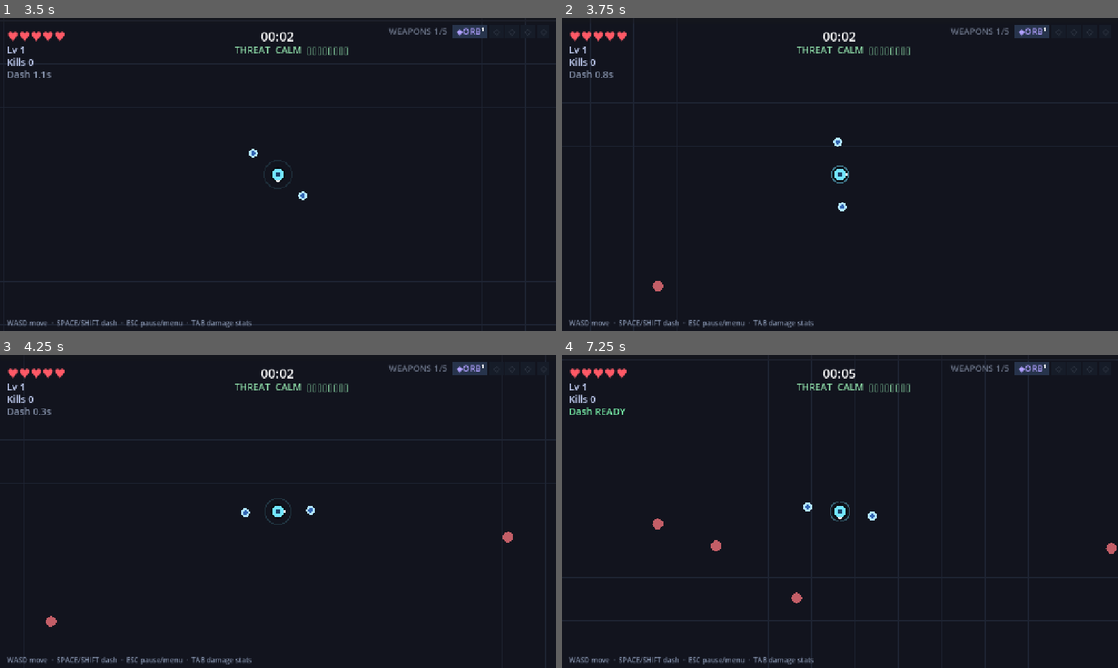
Above: before the commit, frames 1-4 (two rows, left to right).
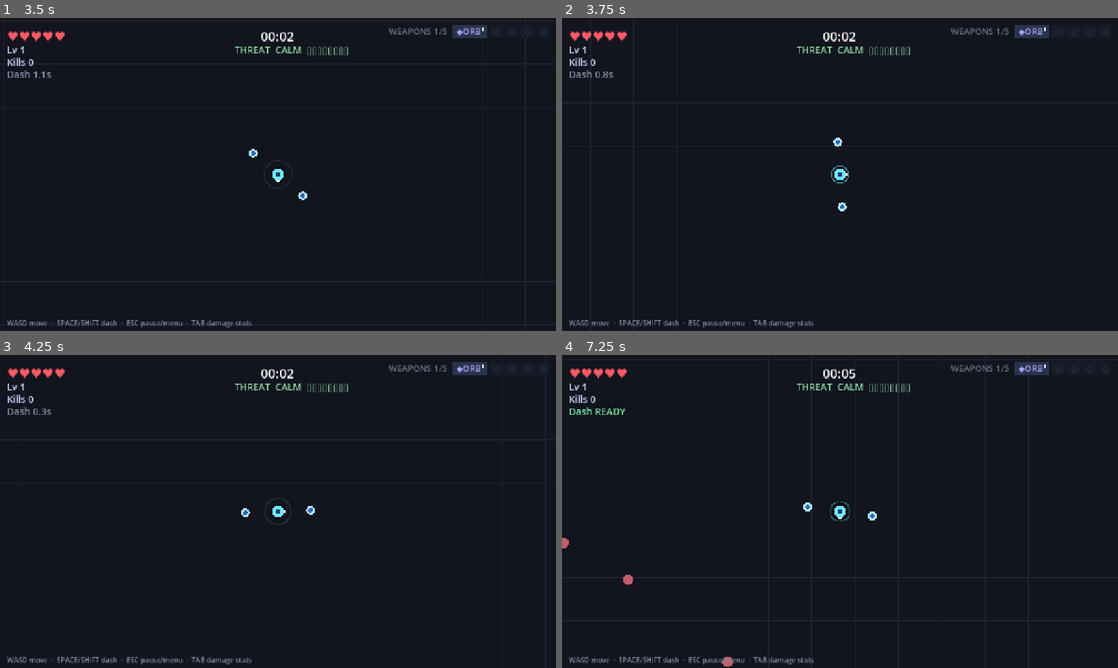
Above: after the commit, the same moments.

Repository: ICQCQ/NiceSwarm
Game: Godot game, scene res://scenes/main.tscn
Same seed, same stepped clock (60 frames per second), same inputs: the game is played once before the commit and once after it.
Inputs:
- Up to frame 1 (3.5 s): click "Play Solo" at 0.5 s; click "1. Orbit Blades" at 1.25 s; tap Enter at 2 s; hold D 2.03-2.78 s; hold Shift 2.03-2.78 s; tap Space at 2.27, 3.02 s; hold S from 2.78 s (still down); tap R at 2.85 s
- Up to frame 2 (3.75 s): release S at 3.53 s; hold D from 3.53 s (still down); tap M at 3.6 s
- Up to frame 3 (4.25 s): keep holding D
- Up to frame 4 (7.25 s): release D at 4.28 s; hold W 4.28-5.03 s; tap 1 at 4.35 s; tap Space at 4.52, 5.27, 6.02 s; hold A 5.03-6.53 s; tap C at 5.1 s; tap V at 5.85 s; hold S from 6.53 s (still down); tap O at 6.6 s

Frame 1 is identical in both runs. In frame 2, less than 0.1% of the frame differs, in the area x 16-19%, y 84-88%; in frame 3, 0.1%; in frame 4, 0.3%, in the area x 0-100%, y 52-100%.

Commit message:
balance: fusion born Lv1, slow buff, per-weapon mine cap, visual tweaks
- Fusions born at Lv1 and level up before they can re-merge; HUD badge shows
  Lv1 not Lv7 (player.gd, WEAPON_CODEX.md).
- Slow buff: every slow funnels through Enemy.apply_slow and deepens to ~0.2
  speed (an 80% slow) via GameConfig.SLOW_POTENCY / SLOW_FLOOR_MULT.
- Mines: per-weapon deploy cap via MineNode.owner_weapon_id + reusable
  WeaponBase.owned_in_group(), replacing one shared global mines count
  (base Mines, ClusterBomb, NapalmMine, turret mines-mode). Fixes multiple
  mine weapons (incl. one-per-player co-op) splitting a single cap. Turrets
  were already per-weapon (verified, not the bug).
- Visual/balance: smaller XP gems, smaller gravity-well field, lower venom
  trail opacity; co-op/spawn tuning + MAX_GEMS 400 (game_config.gd).
- Tests: fix stale test_config/test_spawner drift (renamed run_progress
  consts); add tests/test_merge.gd deep-fusion structure/firing regression.

Diff:
--- a/scripts/config/game_config.gd
+++ b/scripts/config/game_config.gd
@@ -38,6 +38,12 @@
 const ENEMY_HP_DIFF_SCALE := 0.04      # enemy hp ×(1 + diff·this) — survive the alpha strike to reach you
 const ENEMY_HP_PER_LEVEL := 0.05       # base enemy hp ×(1 + this·(party_level-1)) — tankier as the party levels
 const CC_IMMUNE_TIER := 2              # enemies at this tier index+ (the 3rd tier) + bosses resist knockback & suck-in
+# Frost / slow potency. Every applied slow funnels through Enemy.apply_slow, which
+# deepens the incoming speed factor by SLOW_POTENCY (so frost/freeze "really" bites)
+# and clamps it to SLOW_FLOOR_MULT — a slowed enemy crawls at 20% speed (an 80% slow).
+# One central buff point for ALL slow sources; bosses/tier-3 included (still slowable).
+const SLOW_POTENCY := 1.6             # amplify each slow's speed reduction (the 0.5 base slow -> 0.2 speed)
+const SLOW_FLOOR_MULT := 0.2          # deepest slow: enemies move at 20% speed (= "slow to 0.8"), never lower
 const DIFF_HEAT := 3.12          # how much clear-rate heat accelerates the climb (was 2.4, +30%)
 const DIFF_LEVEL := 0.02         # how much each player level accelerates the climb
 const DIFF_LEVEL_STEP := 0.05     # flat difficulty added on each level-up
@@ -45,10 +51,10 @@
 const DIFF_WARMUP_PROGRESS := 21.7 # run_progress at which warmup reaches full (≈130 s / WIN_TIME)
 
 # --- spawning ---
-const SPAWN_RING_MIN := 300.0         # enemies spawn this far from the anchor player... (was 700; note SPAWN_SAFE_RADIUS still clamps the effective min)
+const SPAWN_RING_MIN := 700.0         # enemies spawn this far from the anchor player... (was 700; note SPAWN_SAFE_RADIUS still clamps the effective min)
 const SPAWN_RING_MAX := 1200.0        # ...up to this far (random within the ring; was 900 — wider band)
-const SPAWN_SAFE_RADIUS := 250.0      # never spawn an enemy within this of ANY alive player (was 500 — closer spawns allowed)
-const SPAWN_DESIRED_BASE := 8.0          # target live-enemy count at run_progress 0 (was 6.0 — denser swarm)
+const SPAWN_SAFE_RADIUS := 500.0      # never spawn an enemy within this of ANY alive player (was 500 — closer spawns allowed)
+const SPAWN_DESIRED_BASE := 6.0          # target live-enemy count at run_progress 0 (was 6.0 — denser swarm)
 const SPAWN_DESIRED_PER_PROGRESS := 0.38 # +this many target enemies per run_progress point (≈3.5/pace at old scale)
 const SPAWN_INTERVAL_START := 0.2     # seconds between spawns early (5x faster than the prior 1.0)
 const SPAWN_INTERVAL_END := 0.024     # seconds between spawns late (5x faster than the prior 0.12)
@@ -61,8 +67,8 @@
 # from the original 0.5/0.6 — at those rates a 4-player field was ~2.5× hp and
 # ~2.8× spawn density, which over-punished co-op (sim 2-4p sat at ~27-33% win vs
 # the 50-60% target). See docs/balance/MULTIPLAYER_BALANCE_SIM.md.
-const PARTY_HP_PER := 0.2             # enemy hp ×(1 + this·(N-1))
-const PARTY_RATE_PER := 0.4           # spawn density ×(1 + this·(N-1))
+const PARTY_HP_PER := 0.1             # enemy hp ×(1 + this·(N-1))
+const PARTY_RATE_PER := 0.25           # spawn density ×(1 + this·(N-1))
 
 # --- wave rhythm (layered on top of run_progress/heat in EnemySpawner.run_spawning) ---
 # Per-10-progress-units [intensity, pop_mult] (≈ per game-minute), lerped for a smooth
@@ -83,7 +89,7 @@
 const WAVE_POP_FLOOR := 3.0           # valleys can thin the field to this (a genuine lull)
 
 # --- xp gems ---
-const MAX_GEMS := 500                  # hard cap on live ground gems (perf); excess XP condenses
+const MAX_GEMS := 400                  # hard cap on live ground gems (perf); excess XP condenses
 const GEM_CONDENSED_THRESHOLD := 25    # gem value at/above which it renders as a big red gem
 
 # --- xp level curve: three-band step curve (cost at level L to reach L+1), /cfg_xp_rate ---
@@ -93,7 +99,7 @@
 # leveling speed (player is weaker for longer, killing the late-game snowball). Tunable balance knob.
 const XP_GAIN_MULT := 0.5
 const XP_BASE := 5            # cost to reach level 2
-const XP_GROWTH := 1.12       # exponential per-level growth: each level costs XP_GROWTH× the last
+const XP_GROWTH := 1.15       # exponential per-level growth: each level costs XP_GROWTH× the last
 
 # Early-game XP boost — collected XP is multiplied while at/below EARLY_XP_BONUS_LEVELS so a
 # build comes online fast (the opening minute is otherwise quiet). Applies to levels 1..N only.
--- a/scripts/core/player.gd
+++ b/scripts/core/player.gd
@@ -377,14 +377,14 @@
 	var sig := Fusions.make(id_a, id_b)
 	if sig != null:
 		sig.tier = new_tier
-		# A signature fusion is a single fresh weapon with no growing components,
-		# so it must inherit the maxed level of the two weapons it consumes — born
-		# at level 1 its damage growth term collapses to x1.0, a brutal DPS cliff
-		# vs the two Lv7 inputs (each ~3-4x base). Born at MAX it's "maxed" like a
-		# Lv7 base weapon and merge-only (the [LEVEL] pool gates at < MAX_WEAPON_LEVEL).
-		# NOTE: the generic WeaponFused path below intentionally stays at level 1 —
-		# its shell level drives level_up() which grows the retained components past 7.
-		sig.level = maxi(a.level, b.level)
+		# A signature fusion is born at level 1 and levels up 1..MAX like a base
+		# weapon (its default WeaponBase.level is 1). This intentionally gates the
+		# NEXT merge: the [MERGE] pool only offers MAXED weapons, so a fresh fusion
+		# must be leveled to MAX_WEAPON_LEVEL before it can be amalgamated again —
+		# only a maxed-out fusion fuses on. Trade-off (accepted): at Lv1 its damage
+		# growth term is x1.0, so a fresh signature fusion is weaker than the two Lv7
+		# weapons it consumed — a DPS dip that rewards leveling it back up. The generic
+		# WeaponFused path below is likewise born at level 1 (its shell drives level_up).
 		weapons.erase(a)
 		weapons.erase(b)
 		a.queue_free()
--- a/scripts/enemies/enemy.gd
+++ b/scripts/enemies/enemy.gd
@@ -396,7 +396,12 @@
 func apply_slow(mult: float, duration: float) -> void:
 	if cc_immune:  # interrupt-immune enemies can't be slowed
 		return
-	slow_mult = mult
+	# Central slow buff: every slow source funnels through here, so deepen the incoming
+	# speed factor (mult, <1) by SLOW_POTENCY and clamp to SLOW_FLOOR_MULT. The 0.5 base
+	# frost slow becomes 0.2 speed (an 80% slow) — frost/freeze really bites. Bosses/tier-3
+	# are included (still slowable); only cc_immune enemies are exempt (returned above).
+	var deep := 1.0 - (1.0 - mult) * GameConfig.SLOW_POTENCY
+	slow_mult = maxf(deep, GameConfig.SLOW_FLOOR_MULT)
 	slow_timer = maxf(slow_timer, duration)
 
 
--- a/scripts/spawned/mine_node.gd
+++ b/scripts/spawned/mine_node.gd
@@ -5,6 +5,7 @@
 var damage := 6.0
 var source_pid := -1  # scoreboard: which player owns this
 var source_weapon: WeaponBase
+var owner_weapon_id := -1  # instance id of the deploying weapon; caps per-weapon, not global
 var blast_radius := 100.0
 var trigger_radius := 55.0  # Area
 var arm := 0.4  # arming delay so it doesn't pop the instant it drops
--- a/scripts/spawned/turret_node.gd
+++ b/scripts/spawned/turret_node.gd
@@ -102,8 +102,13 @@
 			Sfx.play("flame", here, -6.0)
 			return 0.18
 		"mines":
-			if get_tree().get_nodes_in_group("mines").size() < 6:
+			var own_mines := 0
+			for m2 in get_tree().get_nodes_in_group("mines"):
+				if m2.owner_weapon_id == owner_weapon_id:
+					own_mines += 1
+			if own_mines < 6:  # per-deploying-weapon cap, not a shared global count
 				var mn := MineNode.new()
+				mn.owner_weapon_id = owner_weapon_id
 				mn.damage = damage * 2.0
 				mn.blast_radius = 90.0 * area_mult
 				mn.trigger_radius = 50.0 * area_mult
--- a/scripts/spawned/venom_puddle.gd
+++ b/scripts/spawned/venom_puddle.gd
@@ -53,6 +53,7 @@
 	var a := clampf(life / max_life, 0.0, 1.0)
 	var base := Color(1.0, 0.5, 0.15) if fiery else (Color(0.3, 0.75, 0.9) if icy else Color(0.3, 0.85, 0.3))
 	var spot := Color(1.0, 0.75, 0.2) if fiery else (Color(0.55, 0.9, 1.0) if icy else Color(0.4, 1.0, 0.4))
-	draw_circle(Vector2.ZERO, radius, Color(base.r, base.g, base.b, 0.22 * a))
-	draw_circle(Vector2(radius * 0.3, -radius * 0.2), radius * 0.25, Color(spot.r, spot.g, spot.b, 0.3 * a))
-	draw_circle(Vector2(-radius * 0.35, radius * 0.25), radius * 0.18, Color(spot.r, spot.g, spot.b, 0.3 * a))
+	# Lowered opacity (was 0.22 fill / 0.30 spots) so the trail doesn't wash out everything underneath.
+	draw_circle(Vector2.ZERO, radius, Color(base.r, base.g, base.b, 0.12 * a))
+	draw_circle(Vector2(radius * 0.3, -radius * 0.2), radius * 0.25, Color(spot.r, spot.g, spot.b, 0.16 * a))
+	draw_circle(Vector2(-radius * 0.35, radius * 0.25), radius * 0.18, Color(spot.r, spot.g, spot.b, 0.16 * a))
--- a/scripts/weapons/weapon_base.gd
+++ b/scripts/weapons/weapon_base.gd
@@ -53,6 +53,20 @@
 	e.apply_burn(dmg * 0.3, 1.2 * player.duration_mult, stack_mult, player.peer_id)
 
 
+## Count nodes in `group_name` that THIS weapon instance deployed (their
+## `owner_weapon_id` equals our instance id). Lets deployable weapons (turrets,
+## mines) cap their spawns PER WEAPON instead of sharing one global group count —
+## so two mine/turret weapons (including one per player in co-op) don't split a
+## single cap. Each spawner must stamp `owner_weapon_id = get_instance_id()`.
+func owned_in_group(group_name: String) -> int:
+	var my_id := get_instance_id()
+	var n := 0
+	for node in get_tree().get_nodes_in_group(group_name):
+		if node.owner_weapon_id == my_id:
+			n += 1
+	return n
+
+
 ## Nova-family "shockwave" push: a mild extra knockback impulse on top of
 ## take_hit's normal hit knockback, so nova-style blasts visibly shove enemies
 ## outward. Push distance is spatial, so it scales with Area.
--- a/scripts/weapons/weapon_fusions.gd
+++ b/scripts/weapons/weapon_fusions.gd
@@ -351,12 +351,13 @@
 		cooldown -= delta
 		if cooldown > 0.0:
 			return
-		if get_tree().get_nodes_in_group("mines").size() >= 3 + level:
+		if owned_in_group("mines") >= 3 + level:  # per-weapon cap, not a shared global count
 			cooldown = 0.2
 			return
 		var m := MineNode.new()
 		m.source_pid = player.peer_id
 		m.source_weapon = self
+		m.owner_weapon_id = get_instance_id()
 		m.damage = 6.0 * player.damage_mult * (1.0 + 0.5 * (level - 1))
 		m.blast_radius = (110.0 + 15.0 * (level - 1)) * player.area_mult
 		m.trigger_radius = 60.0 * player.area_mult
@@ -665,13 +666,14 @@
 		cooldown -= delta
 		if cooldown > 0.0:
 			return
-		if get_tree().get_nodes_in_group("mines").size() >= 3 + level:
+		if owned_in_group("mines") >= 3 + level:  # per-weapon cap, not a shared global count
 			cooldown = 0.2
 			return
 		var dmg := 6.0 * player.damage_mult * (1.0 + 0.5 * (level - 1))
 		var m := MineNode.new()
 		m.source_pid = player.peer_id
 		m.source_weapon = self
+		m.owner_weapon_id = get_instance_id()
 		m.damage = dmg
 		m.blast_radius = (100.0 + 15.0 * (level - 1)) * player.area_mult
 		m.trigger_radius = 55.0 * player.area_mult
--- a/scripts/weapons/weapon_gravity.gd
+++ b/scripts/weapons/weapon_gravity.gd
@@ -38,7 +38,7 @@
 	var well := GravityWell.new()
 	well.source_pid = player.peer_id
 	well.source_weapon = self
-	well.radius = (160.0 + 15.0 * (level - 1)) * player.area_mult
+	well.radius = (120.0 + 10.0 * (level - 1)) * player.area_mult  # nerfed field size (was 160 + 15/lv)
 	well.damage = WeaponConfig.BASE.gravity.dmg * player.damage_mult * (1.0 + WeaponConfig.BASE.gravity.growth * (level - 1))
 	well.pull = 170.0 + 15.0 * (level - 1)
 	well.life = 2.5 * player.duration_mult
--- a/scripts/weapons/weapon_mines.gd
+++ b/scripts/weapons/weapon_mines.gd
@@ -16,12 +16,13 @@
 	cooldown -= delta
 	if cooldown > 0.0:
 		return
-	if get_tree().get_nodes_in_group("mines").size() >= 3 + count_level():
+	if owned_in_group("mines") >= 3 + count_level():  # per-weapon cap, not a shared global count
 		cooldown = 0.2
 		return
 	var m := MineNode.new()
 	m.source_pid = player.peer_id
 	m.source_weapon = self
+	m.owner_weapon_id = get_instance_id()
 	m.damage = WeaponConfig.BASE.mines.dmg * player.damage_mult * (1.0 + WeaponConfig.BASE.mines.growth * (level - 1))
 	m.blast_radius = (100.0 + 15.0 * (level - 1)) * player.area_mult
 	m.trigger_radius = 55.0 * player.area_mult
--- a/scripts/world/xp_gem.gd
+++ b/scripts/world/xp_gem.gd
@@ -47,5 +47,5 @@
 		draw_circle(Vector2.ZERO, cr, Color(1.0, 0.85, 0.4))
 		draw_circle(Vector2.ZERO, cr * 0.45, Color(1.0, 1.0, 1.0))
 		return
-	var r := 5.0 if value <= 1 else 8.0
+	var r := 3.5 if value <= 1 else 5.5  # smaller gems (was 5 / 8) — less field clutter
 	draw_circle(Vector2.ZERO, r, Color(0.45, 1.0, 0.55))
--- a/tests/run_tests.gd
+++ b/tests/run_tests.gd
@@ -16,6 +16,7 @@
 	"res://tests/test_weapons.gd",
 	"res://tests/test_enemies.gd",
 	"res://tests/test_fusions.gd",
+	"res://tests/test_merge.gd",
 	"res://tests/test_spawner.gd",
 	"res://tests/test_gems.gd",
 	"res://tests/test_stats.gd",
--- a/tests/test_config.gd
+++ b/tests/test_config.gd
@@ -36,7 +36,7 @@
 	t.ge(GameConfig.DIFF_HEAT, 0.0, "DIFF_HEAT non-negative")
 	t.ge(GameConfig.DIFF_LEVEL, 0.0, "DIFF_LEVEL non-negative")
 	t.ok(GameConfig.DIFF_WARMUP_FLOOR > 0.0 and GameConfig.DIFF_WARMUP_FLOOR <= 1.0, "warmup floor in (0,1]")
-	t.gt(GameConfig.DIFF_WARMUP_SECS, 0.0, "warmup secs positive")
+	t.gt(GameConfig.DIFF_WARMUP_PROGRESS, 0.0, "warmup progress positive")
 
 	# spawning
 	t.ok(GameConfig.SPAWN_RING_MIN <= GameConfig.SPAWN_RING_MAX, "spawn ring min <= max")
@@ -46,11 +46,11 @@
 	t.ge(GameConfig.SPAWN_DESIRED_BASE, 1.0, "desired base >= 1")
 
 	# heat spike / bosses / bouncers
-	t.gt(GameConfig.MID_GAME_TIME, 0.0, "MID_GAME_TIME positive")
+	t.gt(GameConfig.MID_GAME_PROGRESS, 0.0, "MID_GAME_PROGRESS positive")
 	t.gt(GameConfig.HEAT_SPIKE_MAX, 0.0, "HEAT_SPIKE_MAX positive")
 	t.gt(GameConfig.BOSS_KILL_BASE, 0, "BOSS_KILL_BASE positive")
 	t.gt(GameConfig.BOSS_KILL_INTERVAL, 0, "BOSS_KILL_INTERVAL positive")
-	t.gt(GameConfig.BOUNCER_UNLOCK, 0.0, "BOUNCER_UNLOCK positive")
+	t.gt(GameConfig.BOUNCER_UNLOCK_PROGRESS, 0.0, "BOUNCER_UNLOCK_PROGRESS positive")
 
 	# enemy hp / cc scaling knobs
 	t.gt(GameConfig.ENEMY_HP_PER_LEVEL, 0.0, "ENEMY_HP_PER_LEVEL positive")
--- a/tests/test_enemies.gd
+++ b/tests/test_enemies.gd
@@ -50,3 +50,18 @@
 	t.ok(max_normal_xp < GameConfig.GEM_CONDENSED_THRESHOLD,
 		"max non-boss xp (%d) < red threshold (%d)" % [max_normal_xp, GameConfig.GEM_CONDENSED_THRESHOLD])
 	t.ge(min_boss_xp, GameConfig.GEM_CONDENSED_THRESHOLD, "boss xp >= red threshold")
+
+	# slow buff: every slow source funnels through Enemy.apply_slow, which deepens the
+	# incoming speed factor by SLOW_POTENCY and clamps it to SLOW_FLOOR_MULT (the "really
+	# slow" buff). Test the real function on a bare Enemy (apply_slow needs no tree).
+	var e := Enemy.new()
+	e.apply_slow(0.7, 1.0)  # mild slow: deepened but still above the floor
+	t.approx(e.slow_mult, 1.0 - 0.3 * GameConfig.SLOW_POTENCY, 0.001, "slow deepened by potency")
+	t.eq(e.slow_timer, 1.0, "slow timer set")
+	e.apply_slow(0.45, 0.5)  # strong slow: deepen drops below the floor -> clamps
+	t.eq(e.slow_mult, GameConfig.SLOW_FLOOR_MULT, "deep slow clamps to SLOW_FLOOR_MULT")
+	e.cc_immune = true
+	e.slow_mult = 1.0
+	e.apply_slow(0.5, 1.0)
+	t.eq(e.slow_mult, 1.0, "cc_immune enemies can't be slowed")
+	e.free()
--- /dev/null
+++ b/tests/test_merge.gd
@@ -0,0 +1,75 @@
+extends RefCounted
+## Reproduction/regression for DEEP fusion: build TWO tier-2 weapons and amalgamate
+## them into a tier-3, asserting the node structure (component count, tiers, ids,
+## ownership) survives. merge_weapons only restructures nodes (no Main), so a bare
+## off-tree Player exercises the real path. Covers the "2 tier-2 weapons: only one
+## works / the amalgam doesn't work" bug report.
+
+## Every leaf component must be able to walk up to the owning Player — this is
+## exactly how WeaponBase._ready resolves `player`, and a leaf that can't reach it
+## silently never fires ("only one works"). Recurses through nested WeaponFused.
+func _all_leaves_reach_player(node, p) -> bool:
+	for c in node.get_children():
+		if c is WeaponFused:
+			if not _all_leaves_reach_player(c, p):
+				return false
+			continue
+		if not (c is WeaponBase):
+			continue
+		var n = c.get_parent()
+		while n != null and not (n is Player):
+			n = n.get_parent()
+		if n != p:
+			return false
+	return true
+
+
+func _fuse(p, id_a: String, id_b: String):
+	# Max both inputs (the [MERGE] pool only offers maxed weapons) and fuse them;
+	# merge_weapons always appends the result last.
+	p.get_weapon(id_a).level = GameConfig.MAX_WEAPON_LEVEL
+	p.get_weapon(id_b).level = GameConfig.MAX_WEAPON_LEVEL
+	p.merge_weapons(id_a, id_b)
+	return p.weapons[p.weapons.size() - 1]
+
+
+func run(t) -> void:
+	t.suite("merge")
+	var p := Player.new()
+	for wid in ["bolt", "nova", "frost", "lightning", "glaive", "venom", "laser", "orbit"]:
+		p.add_weapon(wid)
+	t.eq(p.weapons.size(), 8, "8 base weapons added")
+
+	# --- tier-2 #1 = (bolt+nova) merged with (frost+lightning) ---
+	var a1 = _fuse(p, "bolt", "nova")             # tier-1 signature fusion
+	var b1 = _fuse(p, "frost", "lightning")       # tier-1 signature fusion
+	t.eq(a1.tier, 1, "bolt+nova is tier 1")
+	t.eq(b1.tier, 1, "frost+lightning is tier 1")
+	var t2a = _fuse(p, a1.weapon_id, b1.weapon_id)
+	t.eq(t2a.tier, 2, "tier-2 #1 has tier 2")
+	t.eq(t2a.get_child_count(), 2, "tier-2 #1 holds its 2 components")
+
+	# --- tier-2 #2 = (glaive+venom) merged with (laser+orbit) ---
+	var c1 = _fuse(p, "glaive", "venom")
+	var d1 = _fuse(p, "laser", "orbit")
+	var t2b = _fuse(p, c1.weapon_id, d1.weapon_id)
+	t.eq(t2b.tier, 2, "tier-2 #2 has tier 2")
+	t.eq(t2b.get_child_count(), 2, "tier-2 #2 holds its 2 components")
+
+	# both tier-2 weapons must coexist as distinct, owned, processing weapons
+	t.eq(p.weapons.size(), 2, "exactly the two tier-2 weapons remain")
+	t.ne(t2a.weapon_id, t2b.weapon_id, "the two tier-2 weapons have distinct ids")
+	t.ok(p.get_weapon(t2a.weapon_id) != null, "tier-2 #1 is owned")
+	t.ok(p.get_weapon(t2b.weapon_id) != null, "tier-2 #2 is owned")
+	# every leaf of BOTH tier-2 weapons must resolve the Player, or it never fires
+	t.ok(_all_leaves_reach_player(t2a, p), "tier-2 #1 components all reach the player (fire)")
+	t.ok(_all_leaves_reach_player(t2b, p), "tier-2 #2 components all reach the player (fire)")
+
+	# --- amalgam: two tier-2 -> one tier-3 holding all 4 leaf components ---
+	t.ok(Fusions.can_merge(t2a.tier, t2b.tier), "two tier-2 weapons are mergeable")
+	var t3 = _fuse(p, t2a.weapon_id, t2b.weapon_id)
+	t.eq(t3.tier, 3, "amalgam of two tier-2 is tier 3")
+	t.eq(t3.get_child_count(), 4, "tier-3 holds all 4 leaf components")
+	t.eq(p.weapons.size(), 1, "amalgam consumes both tier-2 into one weapon")
+	t.ok(_all_leaves_reach_player(t3, p), "tier-3 components all reach the player (fire)")
+	p.free()
--- a/tests/test_spawner.gd
+++ b/tests/test_spawner.gd
@@ -5,6 +5,10 @@
 
 class MockMain extends Node:
 	var elapsed := 0.0
+	# run_progress is a 0..100 computed property on the real Main (elapsed / WIN_TIME).
+	# Mirror it so the spawner's progress-driven math (warmup/class_tier/waves) works.
+	var run_progress: float:
+		get: return clampf(elapsed / GameConfig.WIN_TIME * 100.0, 0.0, 100.0)
 	var level := 1
 	var peer_ids := [1]
 	var enemies_by_id := {}
@@ -37,20 +41,20 @@
 	# --- warmup brake ---
 	mock.elapsed = 0.0
 	t.approx(sp.warmup(), GameConfig.DIFF_WARMUP_FLOOR, 0.001, "warmup at t=0 is the floor")
-	mock.elapsed = GameConfig.DIFF_WARMUP_SECS * 2.0
+	mock.elapsed = GameConfig.WIN_TIME  # full run -> run_progress 100, well past warmup
 	t.approx(sp.warmup(), 1.0, 0.001, "warmup saturates to 1.0")
 
 	# --- class_tier always in [0, tiers-1] ---
-	sp.pace = 0.0
-	t.eq(sp.class_tier("brawler"), 0, "class_tier 0 at pace 0")
-	sp.pace = 99.0
+	mock.elapsed = 0.0
+	t.eq(sp.class_tier("brawler"), 0, "class_tier 0 at progress 0")
+	mock.elapsed = GameConfig.WIN_TIME  # run_progress 100 -> high tier ceiling
 	var n: int = EnemyConfig.CLASSES["brawler"].size()
 	var in_range := true
 	for i in 50:
 		var tier := sp.class_tier("brawler")
 		if tier < 0 or tier >= n:
 			in_range = false
-	t.ok(in_range, "class_tier stays within [0, tiers-1] at high pace")
+	t.ok(in_range, "class_tier stays within [0, tiers-1] at high progress")
 
 	# --- heat()/diff() read host values ---
 	sp.heat_cur = 0.42
@@ -60,7 +64,7 @@
 
 	# --- reset() restores the baseline ---
 	sp.reset()
-	t.eq(sp.pace, 0.0, "reset zeroes pace")
+	t.approx(sp.heat_cur, 0.0, 0.001, "reset zeroes heat")
 	t.eq(sp.difficulty, 0.0, "reset zeroes difficulty")
 	t.eq(sp.boss_next_kill, GameConfig.BOSS_KILL_BASE, "reset arms the first boss")
 
Not shown, changed: PLAN.md
Not shown, changed: WEAPON_CODEX.md
